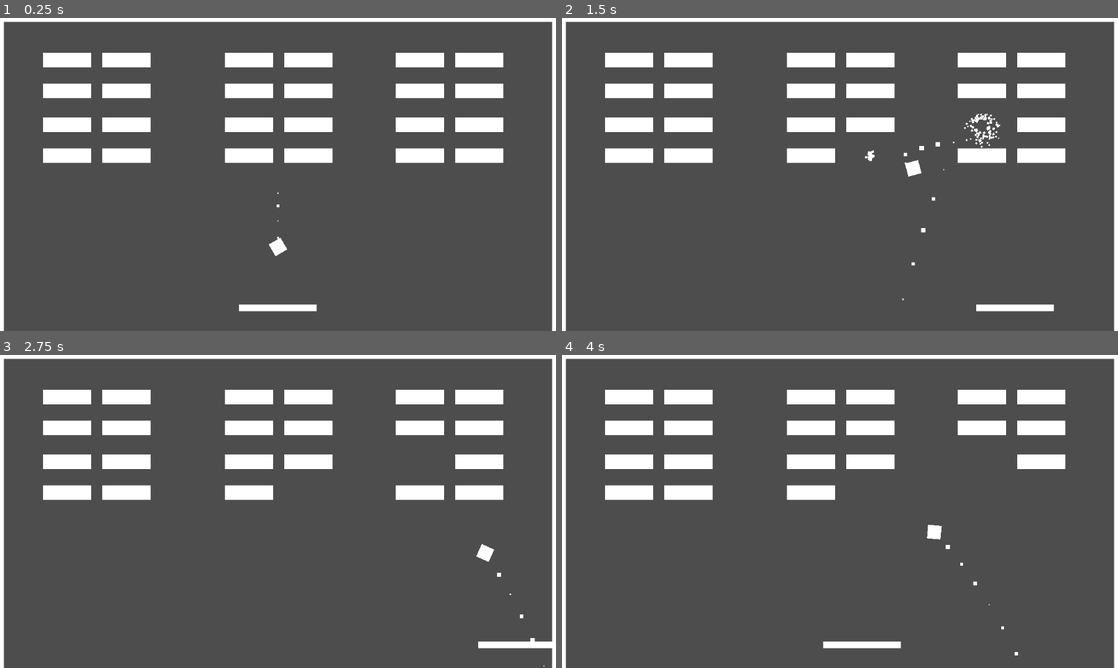
Above: before the commit, frames 1-4 (two rows, left to right).
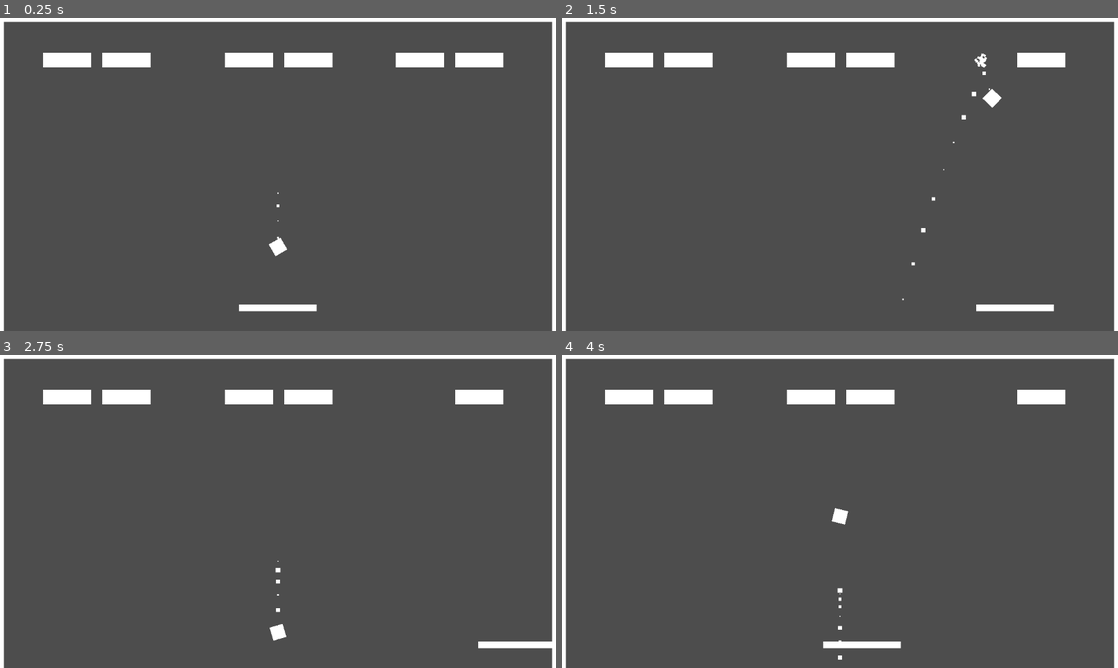
Above: after the commit, the same moments.

Repository: Let-s-Godot-Now/Breakout
Game: Godot game, scene res://tscn/main.tscn
Two runs of this game, one before a commit and one after it. Both use one fixed random seed, a clock stepped at 60 frames per second and the inputs below.
Inputs:
- Up to frame 1 (0.25 s): no input
- Up to frame 2 (1.5 s): hold Right (move_right) 0.53-1.28 s; hold Shift (faster_shift) 0.53-1.28 s; hold Left (move_left) from 1.28 s (still down); tap Shift (faster_shift) at 1.35 s
- Up to frame 3 (2.75 s): release Left (move_left) at 2.03 s; hold Right (move_right) from 2.03 s (still down); hold Shift (faster_shift) from 2.03 s (still down)
- Up to frame 4 (4 s): release Shift (faster_shift) at 2.78 s; tap Shift (faster_shift) at 2.85 s; release Right (move_right) at 3.53 s; hold Left (move_left) from 3.53 s (still down); hold Shift (faster_shift) from 3.53 s (still down)

The runs differ from the first frame. In frame 1, 7.6% of the frame differs, in the area x 7-91%, y 20-47%; in frame 2, 7.5%; in frame 3, 7.4%; in frame 4, 6.6%.

Commit message:
基础计算

Diff:
--- /dev/null
+++ b/scripts/bricks_gen.gd
@@ -0,0 +1,16 @@
+extends Node2D
+
+@export var start_point := 140
+@export var brick_weight := 100
+@export var brick_horiz_num := 8
+
+
+func _ready():
+	var screen_size := get_viewport_rect().size
+
+	# var end_point = screen_size.x - start_point
+	var brick_interval := (screen_size.x - brick_weight * brick_horiz_num) / (brick_horiz_num - 1)
+	if brick_interval < 0:
+		brick_interval = 0
+
+	print(brick_interval)
--- a/scripts/main.gd
+++ b/scripts/main.gd
@@ -5,5 +5,5 @@
 func _ready():
 	ball.reset()
 
-func _process(delta):
-	pass
+# func _process(delta):
+# 	pass
--- a/tscn/main.tscn
+++ b/tscn/main.tscn
@@ -1,10 +1,11 @@
-[gd_scene load_steps=7 format=3 uid="uid://blfvo0smpq1fl"]
+[gd_scene load_steps=8 format=3 uid="uid://blfvo0smpq1fl"]
 
 [ext_resource type="Script" path="res://scripts/main.gd" id="1_j2bth"]
 [ext_resource type="PackedScene" uid="uid://des37jbp4ogsg" path="res://tscn/paddle.tscn" id="1_qe3g6"]
 [ext_resource type="PackedScene" uid="uid://bb7ybmyxg3tco" path="res://tscn/ball.tscn" id="2_6luyj"]
 [ext_resource type="PackedScene" uid="uid://cs60umo1hhc7e" path="res://tscn/walls.tscn" id="2_tsk5u"]
 [ext_resource type="PackedScene" uid="uid://sq4d6ff1vlpp" path="res://tscn/brick.tscn" id="4_po44w"]
+[ext_resource type="Script" path="res://scripts/bricks_gen.gd" id="5_xc7pk"]
 
 [sub_resource type="RectangleShape2D" id="RectangleShape2D_4mnou"]
 size = Vector2(2.50001, 1.79012)
@@ -28,6 +29,7 @@
 [node name="Walls" parent="." instance=ExtResource("2_tsk5u")]
 
 [node name="Bricks" type="Node2D" parent="."]
+script = ExtResource("5_xc7pk")
 
 [node name="Brick" parent="Bricks" instance=ExtResource("4_po44w")]
 position = Vector2(262, 87)
@@ -35,68 +37,14 @@
 [node name="Brick2" parent="Bricks" instance=ExtResource("4_po44w")]
 position = Vector2(139, 87)
 
-[node name="Brick3" parent="Bricks" instance=ExtResource("4_po44w")]
-position = Vector2(262, 151)
-
-[node name="Brick4" parent="Bricks" instance=ExtResource("4_po44w")]
-position = Vector2(139, 151)
-
 [node name="Brick5" parent="Bricks" instance=ExtResource("4_po44w")]
 position = Vector2(639, 87)
 
 [node name="Brick6" parent="Bricks" instance=ExtResource("4_po44w")]
 position = Vector2(516, 87)
 
-[node name="Brick7" parent="Bricks" instance=ExtResource("4_po44w")]
-position = Vector2(639, 151)
-
-[node name="Brick8" parent="Bricks" instance=ExtResource("4_po44w")]
-position = Vector2(516, 151)
-
 [node name="Brick9" parent="Bricks" instance=ExtResource("4_po44w")]
 position = Vector2(993, 87)
 
 [node name="Brick10" parent="Bricks" instance=ExtResource("4_po44w")]
 position = Vector2(870, 87)
-
-[node name="Brick11" parent="Bricks" instance=ExtResource("4_po44w")]
-position = Vector2(993, 151)
-
-[node name="Brick12" parent="Bricks" instance=ExtResource("4_po44w")]
-position = Vector2(870, 151)
-
-[node name="Brick13" parent="Bricks" instance=ExtResource("4_po44w")]
-position = Vector2(262, 221)
-
-[node name="Brick14" parent="Bricks" instance=ExtResource("4_po44w")]
-position = Vector2(139, 221)
-
-[node name="Brick15" parent="Bricks" instance=ExtResource("4_po44w")]
-position = Vector2(262, 285)
-
-[node name="Brick16" parent="Bricks" instance=ExtResource("4_po44w")]
-position = Vector2(139, 285)
-
-[node name="Brick17" parent="Bricks" instance=ExtResource("4_po44w")]
-position = Vector2(639, 221)
-
-[node name="Brick18" parent="Bricks" instance=ExtResource("4_po44w")]
-position = Vector2(516, 221)
-
-[node name="Brick19" parent="Bricks" instance=ExtResource("4_po44w")]
-position = Vector2(639, 285)
-
-[node name="Brick20" parent="Bricks" instance=ExtResource("4_po44w")]
-position = Vector2(516, 285)
-
-[node name="Brick21" parent="Bricks" instance=ExtResource("4_po44w")]
-position = Vector2(993, 221)
-
-[node name="Brick22" parent="Bricks" instance=ExtResource("4_po44w")]
-position = Vector2(870, 221)
-
-[node name="Brick23" parent="Bricks" instance=ExtResource("4_po44w")]
-position = Vector2(993, 285)
-
-[node name="Brick24" parent="Bricks" instance=ExtResource("4_po44w")]
-position = Vector2(870, 285)
